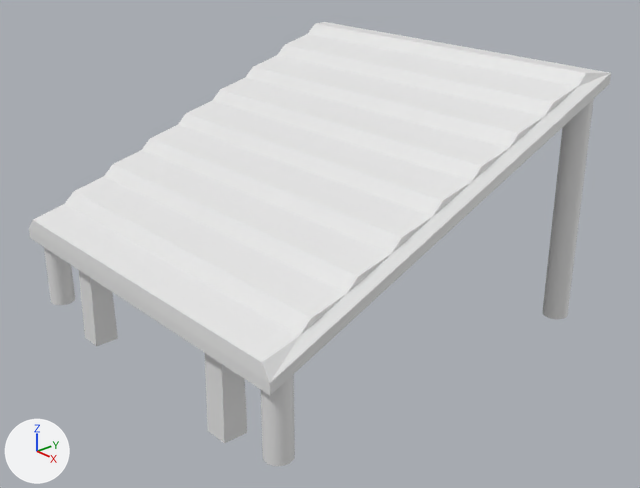
Renders of the Blender file Games4Futures/Assets/SolarPanel.blend from each side of a commit.
Before and after are seen from a 50 mm lens placed at (13.09, -11.04, 7.43), pointed at (0.46, 0.1, 0.34). Lighting does not change. The marker at lower left points along +X, +Y and +Z.

The scene before the commit, as lines of its bpy script (objects in view):
```python
me_cube_001 = bpy.data.meshes.new('Cube.001')
me_cube_001.from_pydata(...)  # 178 vertices, 99 faces; spans x -4.1..0.0, y -4.11..4.28, z -1.61..3.9
ob_cube = bpy.data.objects.new('Cube', me_cube_001)
ob_cube.location = (0.0, 0.0, 0.0)
_m = ob_cube.modifiers.new('Mirror', 'MIRROR')
```
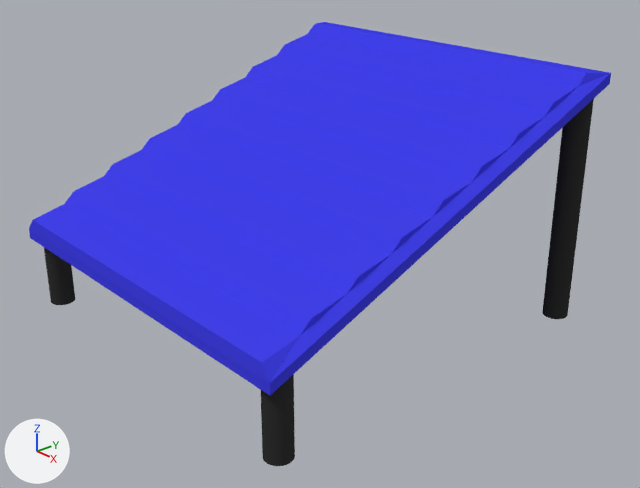
The change, as JSON lines over the scene's bpy script:
```json
{"op": "add", "block": "mat_gambe", "code": ["mat_gambe = diffuse_material('Gambe')", "mat_gambe.base_color = (0.0331, 0.0331, 0.0331)  # black #333333"]}
{"op": "add", "block": "mat_pannello", "code": ["mat_pannello = diffuse_material('Pannello')", "mat_pannello.base_color = (0.052, 0.0514, 0.8)  # blue #4040e7"]}
{"block": "me_cube_001", "where": "# used by ob_cube; location = (0.0, 0.0, 0.0)"}
{"op": "remove", "block": "me_cube_001", "code": "me_cube_001.from_pydata(...)  # 178 vertices, 99 faces; spans x -4.1..0.0, y -4.11..4.28, z -1.61..3.9"}
{"op": "add", "block": "me_cube_001", "code": "me_cube_001.from_pydata(...)  # 170 vertices, 93 faces; spans x -4.1..0.0, y -4.11..4.28, z -1.26..3.9"}
{"block": "me_cube_001", "change": "me_cube_001 part 1: the loose piece of 8 vertices spanning x -2.49..-2.0, y -3.88..-3.38, z -1.61..0.56 is deleted"}
{"block": "me_cube_001", "change": "me_cube_001 part 2: 68 faces spanning x -4.02..-3.5, y -3.96..4.1, z -1.26..3.6 switch from no material to mat_gambe (black #333333)"}
{"block": "me_cube_001", "change": "me_cube_001 part 3: 25 faces spanning x -4.1..0.0, y -4.11..4.28, z 0.21..3.9 switch from no material to mat_pannello (blue #4040e7)"}
```

Pixel boxes (x1, y1, x2, y2) of what changed, in the pictures (640 x 488 px):
```json
{"part": 1, "of": "me_cube_001", "change": "deleted", "before": [78, 270, 247, 443]}
{"part": 2, "of": "me_cube_001", "change": "recoloured", "before": [44, 99, 594, 466], "after": [44, 99, 594, 466], "on screen": "grey to black"}
{"part": 3, "of": "me_cube_001", "change": "recoloured", "before": [29, 22, 611, 395], "after": [29, 22, 611, 395], "on screen": "white to blue"}
```
